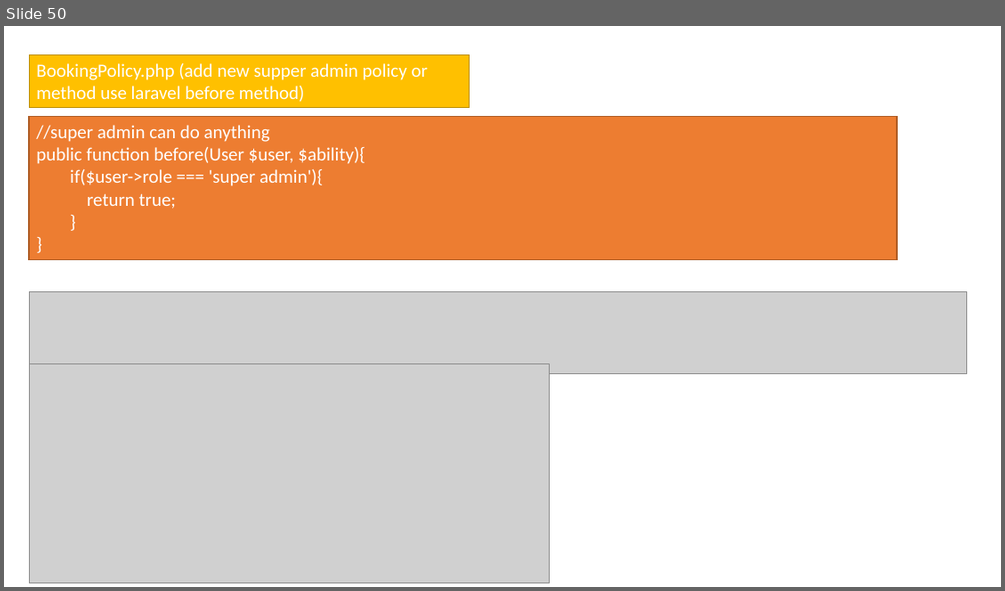
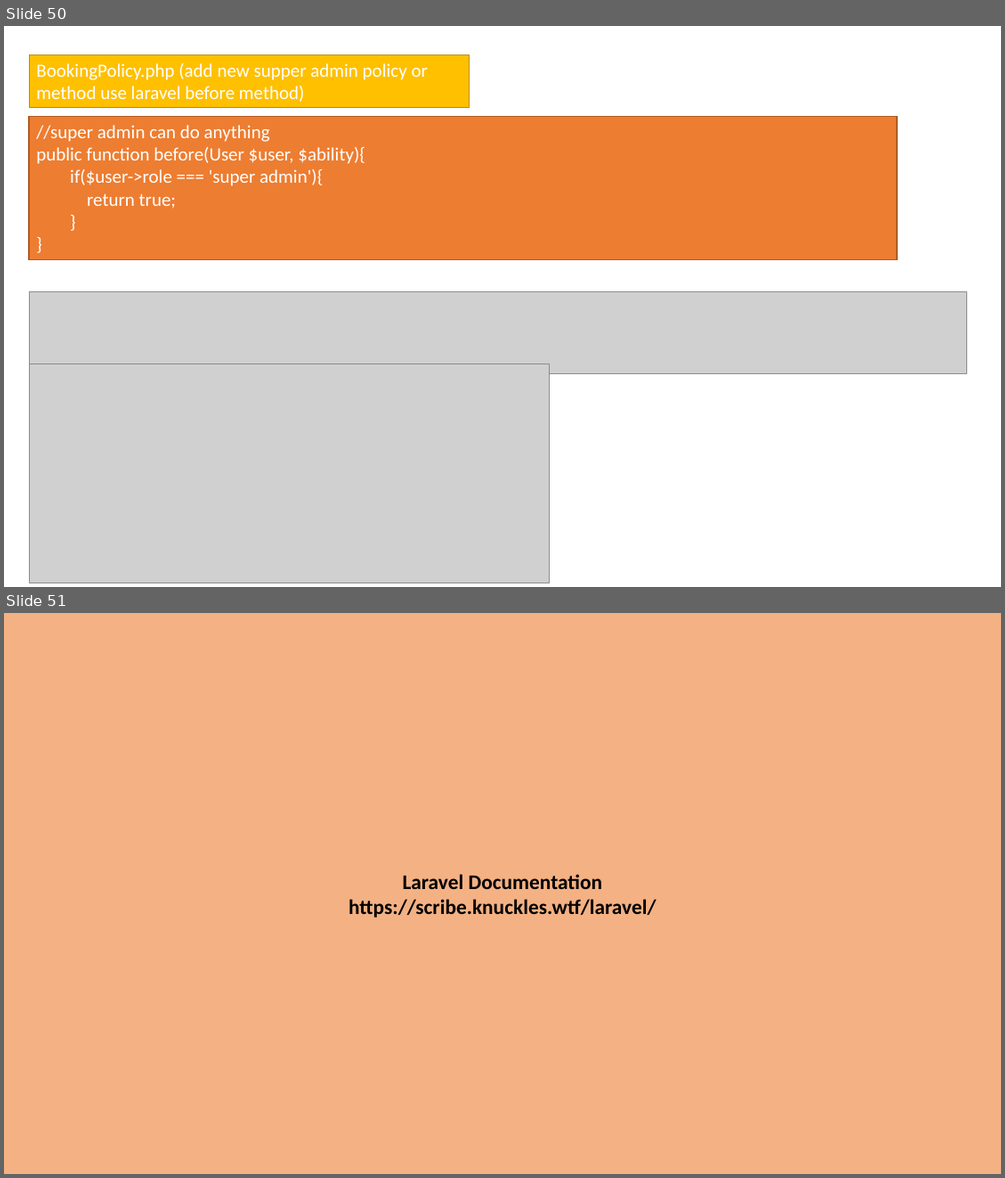
Before and after one commit to abulhasnattanvir/Rest-API-Use-Role-Base, a slide deck: api-create.pptx. Shown one above the other, each under a label of ours: slide 50 before the commit, slides 50 and 51 after it. The pictures are 1005x591 and 1005x1178 pixels, drawn with LibreOffice and Linux fonts; fonts in the diff are those of the drawing; grey boxes stand for pictures. Boxes give left, top, right and bottom in pixels: in the first picture for what was removed or moved away, otherwise in the second. Text is boxed around its words. In the diff, an @@ line names an element or a change of style, - is before the commit and + after.

```diff
--- a/api-create.pptx
+++ b/api-create.pptx
@@ slide 51 added at [4,613,1001,1174], background #F4B183 @@
@@ text added at [348,874,655,917], 20 pt, text #000000, bold @@
+Laravel Documentation
+https://scribe.knuckles.wtf/laravel/
```
Also in this commit, not shown: 1 other slide added.
